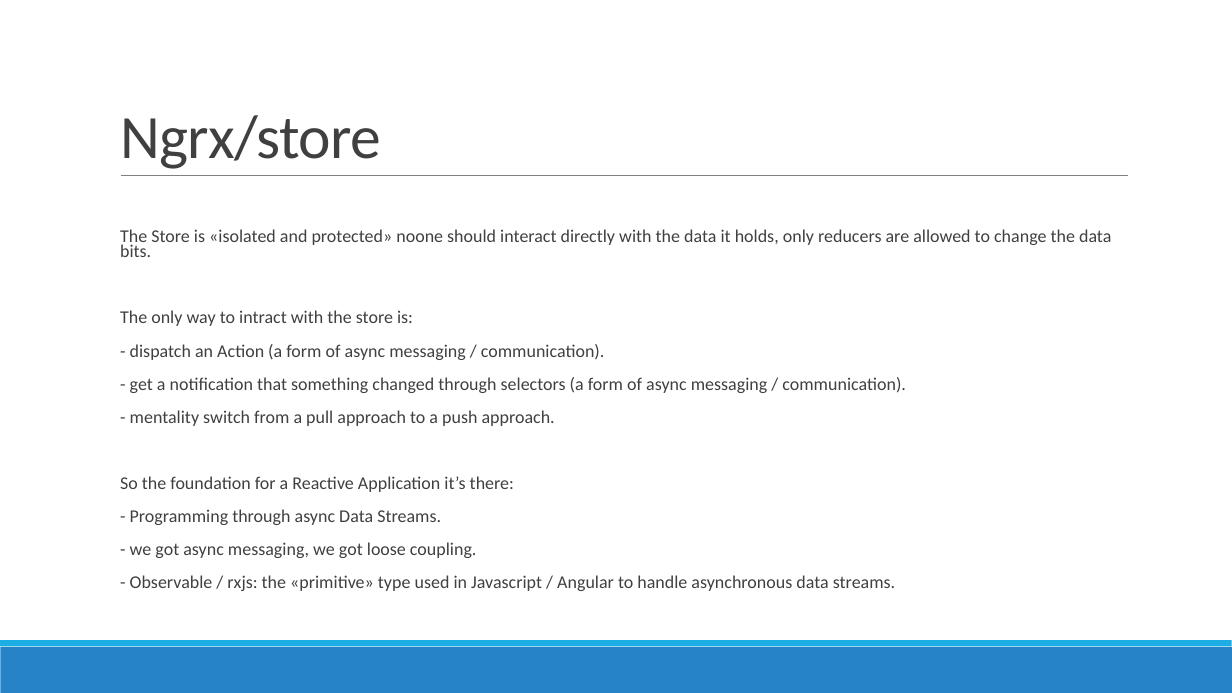
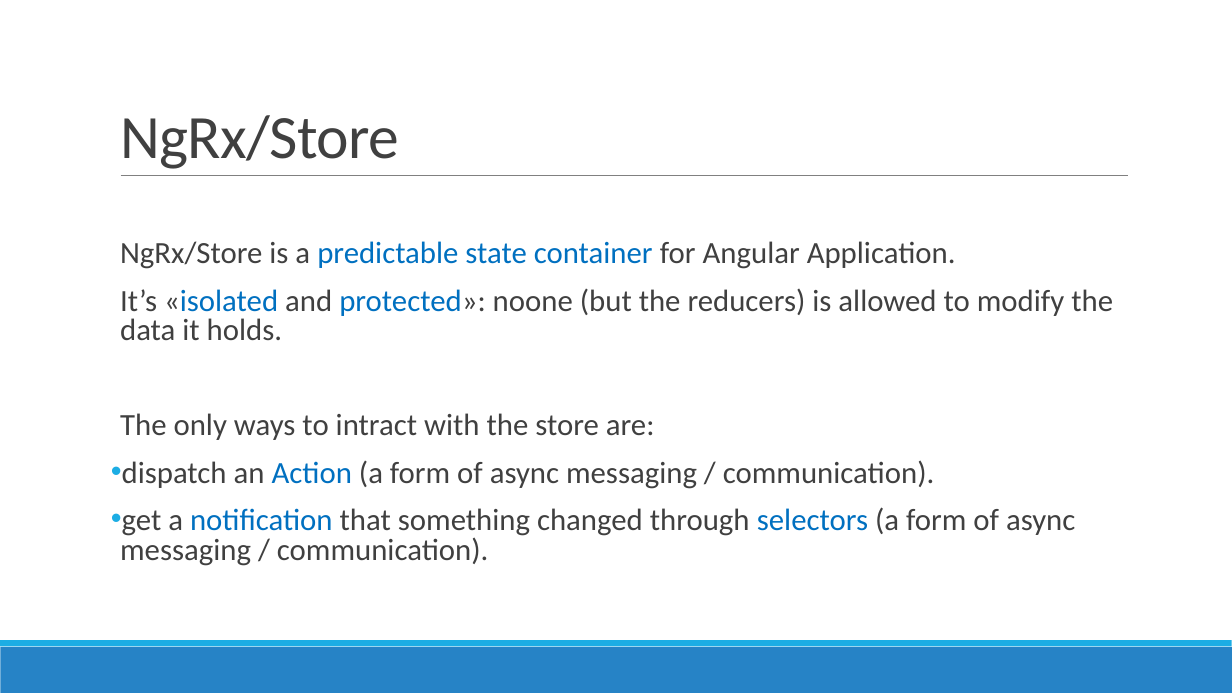
Before and after one commit to AGiorgetti/ngrx101, a slide deck: slide 6 of ReactiveProgramming_ngrx.pptx. Drawn at 1232x693 pixels with LibreOffice and Linux fonts; fonts in the diff are those of the drawing. Boxes give left, top, right and bottom in pixels: in the first picture for what was removed or moved away, otherwise in the second. Text is boxed around its words. In the diff, an @@ line names an element or a change of style, - is before the commit and + after.

```diff
--- a/ReactiveProgramming_ngrx.pptx
+++ b/ReactiveProgramming_ngrx.pptx
@@ title at [120, 115, 399, 169]: text changed @@
-Ngrx/store
+NgRx/Store
@@ text at [120, 241, 1113, 566]: text changed; size 14 to 24 pt @@
-  The Store is «isolated and protected» noone should interact directly with the data it holds, only reducers are allowed to change the data bits.
-  The only way to intract with the store is:
-  - dispatch an Action (a form of async messaging / communication).
-  - get a notification that something changed through selectors (a form of async messaging / communication).
-  - mentality switch from a pull approach to a push approach.
-  So the foundation for a Reactive Application it’s there:
-  - Programming through async Data Streams.
-  - we got async messaging, we got loose coupling.
-  - Observable / rxjs: the «primitive» type used in Javascript / Angular to handle asynchronous data streams.
+  NgRx/Store is a predictable state container for Angular Application.
+  It’s «isolated and protected»: noone (but the reducers) is allowed to modify the data it holds.
+  The only ways to intract with the store are:
+• dispatch an Action (a form of async messaging / communication).
+• get a notification that something changed through selectors (a form of async messaging / communication).
```
Also in this commit, not shown: 8 other slides changed, 2 slides added, 1 other file.
